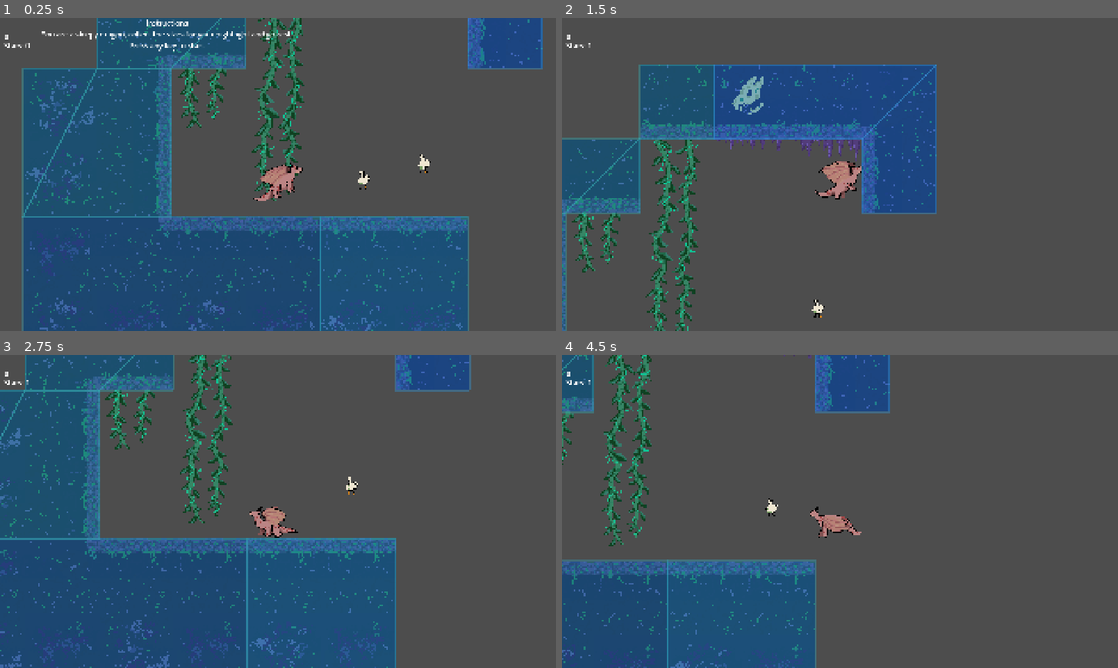
Above: before the commit, frames 1-4 (two rows, left to right).
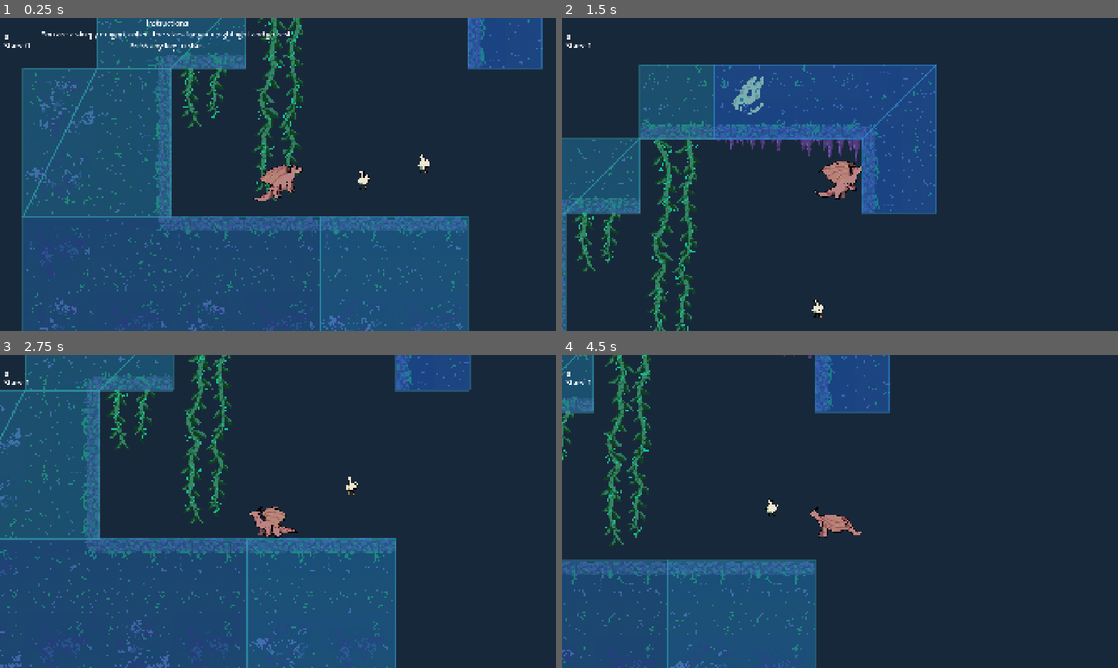
Above: after the commit, the same moments.

Repository: mgirvine21/IllumiateRemake
Game: Godot game, scene res://Scenes/main.tscn
The game is run twice, just before and just after one commit, with the same random seed, the same clock (stepped at 60 frames per second) and the same inputs.
Inputs:
- Up to frame 1 (0.25 s): no input
- Up to frame 2 (1.5 s): tap Enter at 0.5 s; hold D (right) from 0.53 s (still down); tap E (interact, bound only after the commit) at 0.6, 1.35 s; tap W (jump) at 0.77 s
- Up to frame 3 (2.75 s): tap W (jump) at 1.52 s; release D (right) at 2.03 s; hold A (left) from 2.03 s (still down); tap E (interact, bound only after the commit) at 2.1 s
- Up to frame 4 (4.5 s): release A (left) at 2.78 s; hold D (right) 2.78-4.28 s; tap E (interact, bound only after the commit) at 2.85, 3.6, 4.35 s; tap W (jump) at 3.02, 3.77 s; hold A (left) from 4.28 s (still down)

The runs differ from the first frame. In frame 1, 49% of the frame differs, in the area x 0-100%, y 0-100%; in frame 2, 77%; in frame 3, 55%; in frame 4, 78%.

Commit message:
Added sleeping animation + interact to build nest.
Made ground work for placing stars as nightlights around the dragon when sleeping. Need to make it so that activates the win condition and that the player cannot move when sleeping.

Diff:
--- a/Scenes/main.tscn
+++ b/Scenes/main.tscn
@@ -7,22 +7,6 @@
 [ext_resource type="PackedScene" uid="uid://dn3vauu0flxla" path="res://hud.tscn" id="4_jjvhh"]
 
 [node name="Main" type="Node2D" unique_id=1485953181]
-
-[node name="ColorRect" type="ColorRect" parent="." unique_id=710082304]
-visible = false
-offset_left = -529.0
-offset_top = -392.0
-offset_right = 439.0
-offset_bottom = 209.0
-color = Color(0.16862746, 0.047058824, 1, 1)
-
-[node name="ColorRect2" type="ColorRect" parent="." unique_id=1398473097]
-visible = false
-offset_left = -551.0
-offset_top = -510.0
-offset_right = 417.0
-offset_bottom = -233.0
-color = Color(0.52830046, 0.15890831, 0.56615293, 1)
 
 [node name="Node2D" type="TileMapLayer" parent="." unique_id=551111328]
 texture_filter = 1
--- a/player.tscn
+++ b/player.tscn
@@ -4,6 +4,7 @@
 [ext_resource type="Texture2D" uid="uid://dkajyvm1np3kv" path="res://Assets/player_rest.png" id="2_sweqy"]
 [ext_resource type="Texture2D" uid="uid://cfuvx7j1dn03n" path="res://Assets/player_jump.png" id="3_2hs0m"]
 [ext_resource type="Texture2D" uid="uid://bihlwsg730yvv" path="res://Assets/player_walk.png" id="4_1jxqw"]
+[ext_resource type="Texture2D" uid="uid://diggsrm3n6a77" path="res://Assets/player_nest.png" id="4_sweqy"]
 
 [sub_resource type="AtlasTexture" id="AtlasTexture_dw050"]
 atlas = ExtResource("2_sweqy")
@@ -104,6 +105,42 @@
 [sub_resource type="AtlasTexture" id="AtlasTexture_efrwb"]
 atlas = ExtResource("3_2hs0m")
 region = Rect2(184, 92, 92, 92)
+
+[sub_resource type="AtlasTexture" id="AtlasTexture_2hs0m"]
+atlas = ExtResource("4_sweqy")
+region = Rect2(0, 0, 96, 96)
+
+[sub_resource type="AtlasTexture" id="AtlasTexture_1jxqw"]
+atlas = ExtResource("4_sweqy")
+region = Rect2(96, 0, 96, 96)
+
+[sub_resource type="AtlasTexture" id="AtlasTexture_3iwfv"]
+atlas = ExtResource("4_sweqy")
+region = Rect2(192, 0, 96, 96)
+
+[sub_resource type="AtlasTexture" id="AtlasTexture_qwsg1"]
+atlas = ExtResource("4_sweqy")
+region = Rect2(0, 96, 96, 96)
+
+[sub_resource type="AtlasTexture" id="AtlasTexture_1xqrm"]
+atlas = ExtResource("4_sweqy")
+region = Rect2(96, 96, 96, 96)
+
+[sub_resource type="AtlasTexture" id="AtlasTexture_bfour"]
+atlas = ExtResource("4_sweqy")
+region = Rect2(192, 96, 96, 96)
+
+[sub_resource type="AtlasTexture" id="AtlasTexture_8gr2b"]
+atlas = ExtResource("4_sweqy")
+region = Rect2(0, 192, 96, 96)
+
+[sub_resource type="AtlasTexture" id="AtlasTexture_vl8ci"]
+atlas = ExtResource("4_sweqy")
+region = Rect2(96, 192, 96, 96)
+
+[sub_resource type="AtlasTexture" id="AtlasTexture_ieltc"]
+atlas = ExtResource("4_sweqy")
+region = Rect2(192, 192, 96, 96)
 
 [sub_resource type="AtlasTexture" id="AtlasTexture_hiqhm"]
 atlas = ExtResource("4_1jxqw")
@@ -235,6 +272,38 @@
 }],
 "loop": true,
 "name": &"jump",
+"speed": 5.0
+}, {
+"frames": [{
+"duration": 1.0,
+"texture": SubResource("AtlasTexture_2hs0m")
+}, {
+"duration": 1.0,
+"texture": SubResource("AtlasTexture_1jxqw")
+}, {
+"duration": 1.0,
+"texture": SubResource("AtlasTexture_3iwfv")
+}, {
+"duration": 1.0,
+"texture": SubResource("AtlasTexture_qwsg1")
+}, {
+"duration": 1.0,
+"texture": SubResource("AtlasTexture_1xqrm")
+}, {
+"duration": 1.0,
+"texture": SubResource("AtlasTexture_bfour")
+}, {
+"duration": 1.0,
+"texture": SubResource("AtlasTexture_8gr2b")
+}, {
+"duration": 1.0,
+"texture": SubResource("AtlasTexture_vl8ci")
+}, {
+"duration": 1.0,
+"texture": SubResource("AtlasTexture_ieltc")
+}],
+"loop": true,
+"name": &"sleep",
 "speed": 5.0
 }, {
 "frames": [{
@@ -284,8 +353,8 @@
 
 [node name="AnimatedSprite2D" type="AnimatedSprite2D" parent="." unique_id=1848031570]
 sprite_frames = SubResource("SpriteFrames_y15wc")
+animation = &"sleep"
 autoplay = "default"
-frame_progress = 0.88593894
 
 [node name="CollisionShape2D" type="CollisionShape2D" parent="." unique_id=614359349]
 position = Vector2(6, 15)
--- a/project.godot
+++ b/project.godot
@@ -47,6 +47,11 @@
 , Object(InputEventKey,"resource_local_to_scene":false,"resource_name":"","device":-1,"window_id":0,"alt_pressed":false …(186 unchanged characters)…
 ]
 }
+interact={
+"deadzone": 0.2,
+"events": [Object(InputEventKey,"resource_local_to_scene":false,"resource_name":"","device":-1,"window_id":0,"alt_pressed":false,"shift_pressed":false,"ctrl_pressed":false,"meta_pressed":false,"pressed":false,"keycode":0,"physical_keycode":69,"key_label":0,"unicode":101,"location":0,"echo":false,"script":null)
+]
+}
 
 [physics]
 
@@ -58,3 +63,4 @@
 textures/canvas_textures/default_texture_filter=0
 rendering_device/driver.windows="d3d12"
 renderer/rendering_method="gl_compatibility"
+environment/defaults/default_clear_color=Color(0.09430001, 0.15762667, 0.23, 1)
--- a/scripts/actions.gd
+++ b/scripts/actions.gd
@@ -4,6 +4,7 @@
 	&"jump",
 	&"left",
 	&"right",
+	&"interact",
 ]
 
 @onready var _player_actions = _setup_actions()
--- a/scripts/player.gd
+++ b/scripts/player.gd
@@ -22,6 +22,8 @@
 var gravity = ProjectSettings.get_setting("physics/2d/default_gravity")
 var original_position: Vector2
 
+var is_sleeping: bool = false
+var quota_reached: bool = true
 
 @onready var _sprite: AnimatedSprite2D = $AnimatedSprite2D
 @onready var _initial_sprite_frames: SpriteFrames = $AnimatedSprite2D.sprite_frames
@@ -72,10 +74,16 @@
 	double_jump_armed = false
 	_jump()
 
-func _gliade() -> void:
+func _glide() -> void:
 	if not is_on_floor() and Input.is_action_pressed(Actions.lookup(player, "jump")):
 		if velocity.y > GLIDE_TERMINAL_VELOCITY:
 			velocity.y = GLIDE_TERMINAL_VELOCITY
+
+func _interact() -> void:
+	if !is_sleeping and quota_reached and Input.is_action_just_pressed(Actions.lookup(player,"interact" )):
+		is_sleeping = true
+		print("sleep")
+		_sprite.play("sleep")
 
 func _physics_process(delta):
 	if Global.lives <= 0:
@@ -104,7 +112,11 @@
 	else:
 		velocity.x = move_toward(velocity.x, 0, acceleration * delta)
 
-	if velocity == Vector2.ZERO:
+		_interact()
+
+	if is_sleeping:
+		_sprite.play("sleep")
+	elif velocity == Vector2.ZERO:
 		_sprite.play("default")
 	else:
 		if not is_on_floor():
